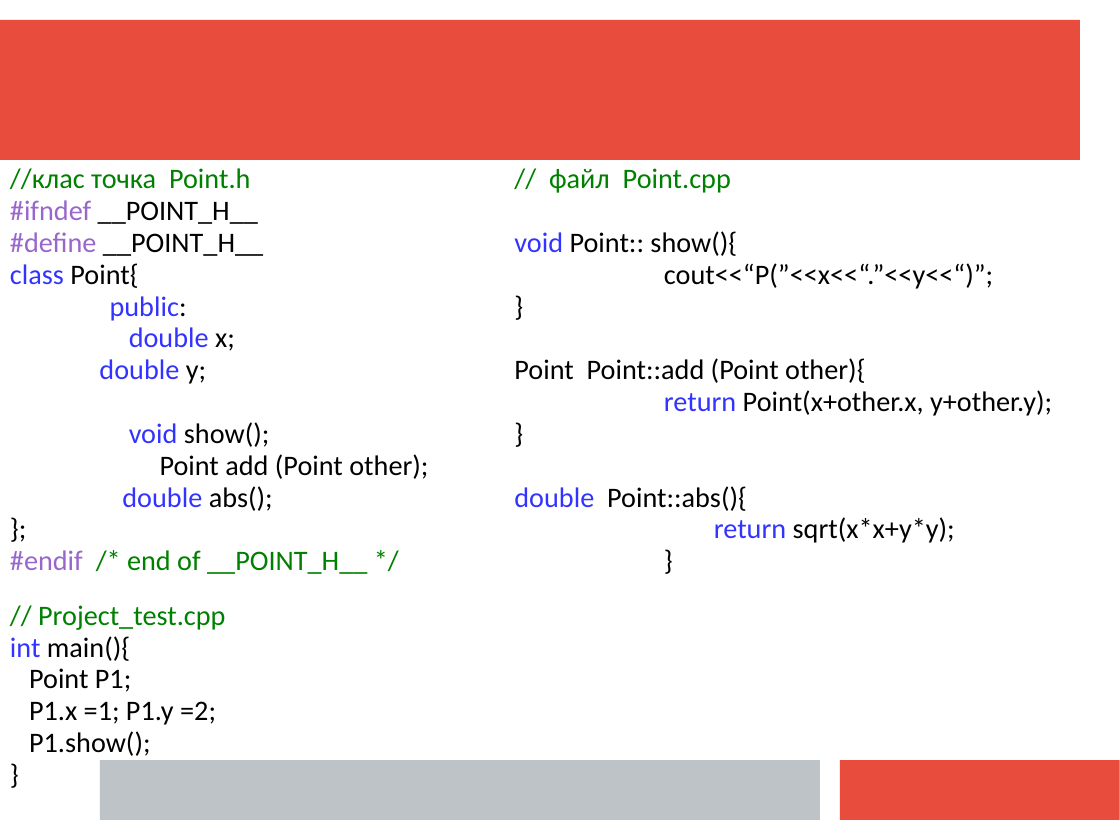
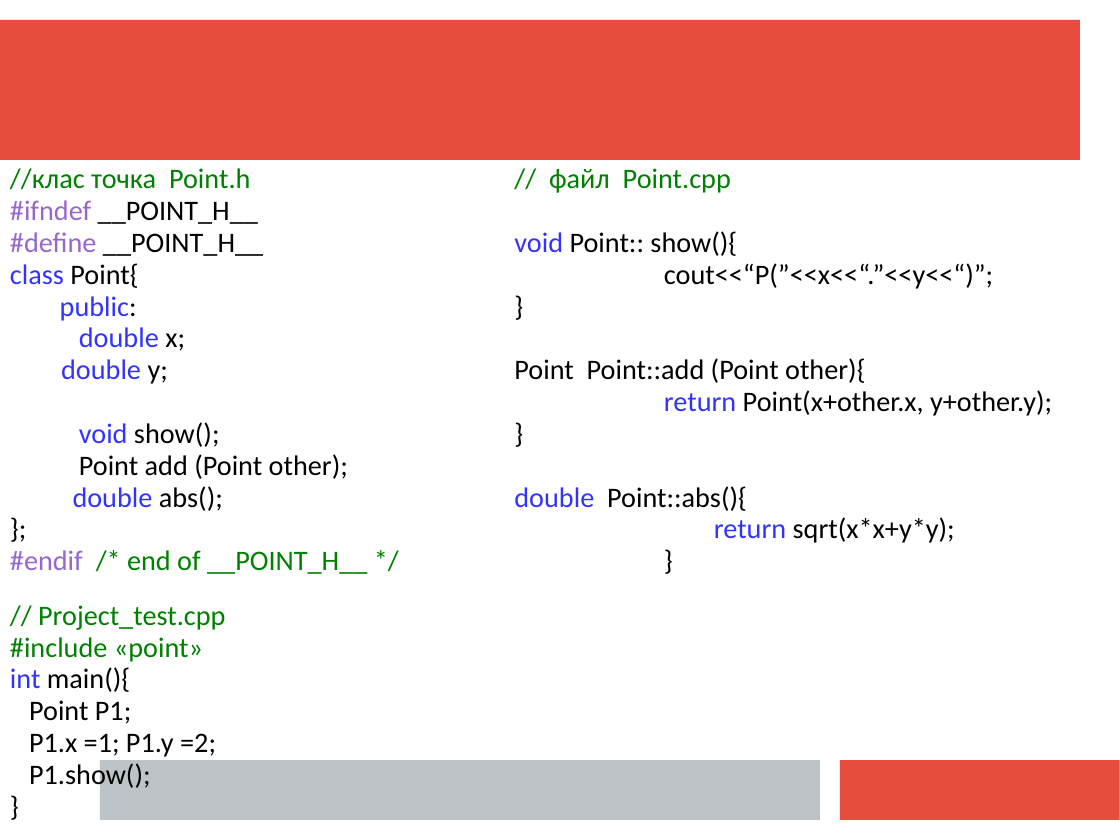
Before and after one commit to mecchmatProjects/CppCourse, a slide deck: slide 7 of Lect8/CppTutorUkr8.ppt. Drawn at 1120x840 pixels with LibreOffice and Linux fonts; fonts in the diff are those of the drawing. Boxes give left, top, right and bottom in pixels: in the first picture for what was removed or moved away, otherwise in the second. Text is boxed around its words. In the diff, an @@ line names an element or a change of style, - is before the commit and + after.

```diff
--- a/Lect8/CppTutorUkr8.ppt
+++ b/Lect8/CppTutorUkr8.ppt
@@ text "//клас точка Point.h" rewrapped from (x1=10, y1=168, x2=428, y2=574) to (x1=10, y1=168, x2=367, y2=574) @@
@@ text at (x1=10, y1=637, x2=203, y2=662): paragraph added @@
+#include «point»
```
Also in this commit, not shown: 10 other slides changed, 1 slide added, 5 other files.
